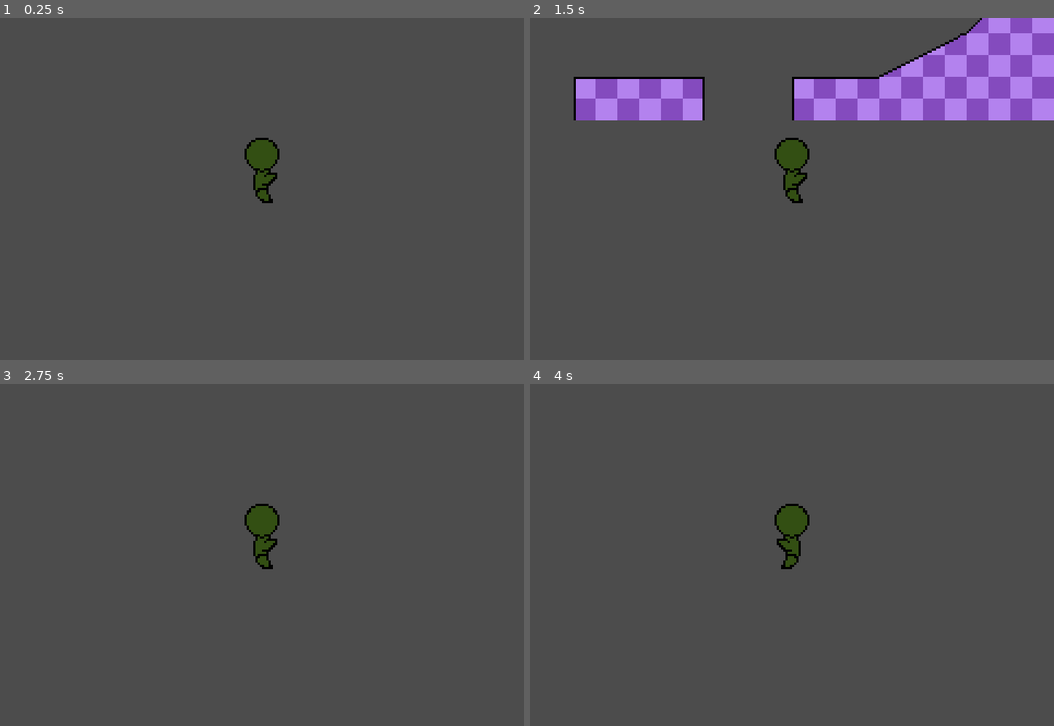
Above: before the commit, frames 1-4 (two rows, left to right).
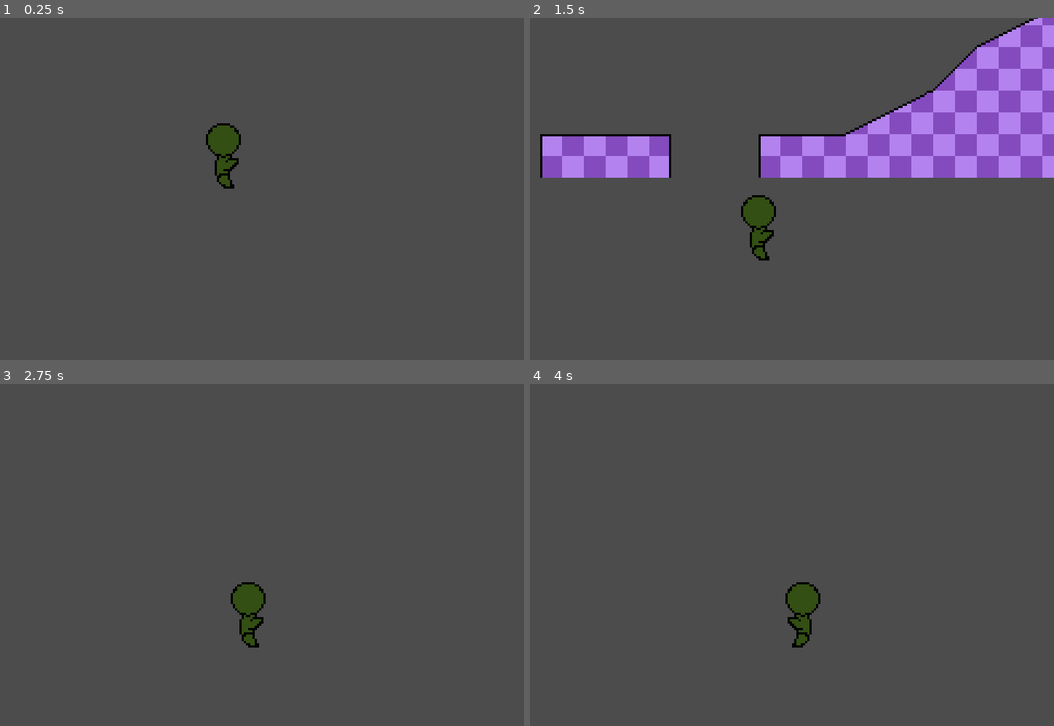
Above: after the commit, the same moments.

Repository: kurantoB/KinematicallyReinterpretedImplementationNeedingGodotEngine
Game: Godot game, scene res://Scenes/SandboxScene.tscn
The game is run twice, just before and just after one commit, with the same random seed, the same clock (stepped at 60 frames per second) and the same inputs.
Inputs:
- Up to frame 1 (0.25 s): no input
- Up to frame 2 (1.5 s): tap Enter (gba_start) at 0.5 s; hold Right (ui_right) 0.53-1.28 s; tap Z (gba_a) at 0.6 s; hold Down (ui_down) from 1.28 s (still down); tap X (gba_b) at 1.35 s
- Up to frame 3 (2.75 s): release Down (ui_down) at 2.03 s; hold Right (ui_right) from 2.03 s (still down); tap Backspace (gba_select) at 2.1 s
- Up to frame 4 (4 s): release Right (ui_right) at 2.78 s; hold Up (ui_up) 2.78-3.53 s; tap Enter (gba_start) at 2.85 s; hold Left (ui_left) from 3.53 s (still down); tap Z (gba_a) at 3.6 s

The runs differ from the first frame. In frame 1, 1.6% of the frame differs, in the area x 39-54%, y 30-55%; in frame 2, 24%, in the area x 1-100%, y 0-71%; in frame 3, 1.6%; in frame 4, 1.6%.

Commit message:
Camera changes, unit processing changes

Diff:
--- a/Scenes/SandboxScene.tscn
+++ b/Scenes/SandboxScene.tscn
@@ -21,3 +21,5 @@
 
 [node name="Camera2D" type="Camera2D" parent="Player"]
 offset = Vector2( 0, -15 )
+smoothing_enabled = true
+smoothing_speed = 6.0
--- a/Scripts/GameScene.gd
+++ b/Scripts/GameScene.gd
@@ -14,6 +14,7 @@
 
 var units = []
 var player : Player
+var player_cam : Camera2D
 
 # [pressed?, just pressed?, just released?]
 var input_table = {
@@ -35,6 +36,10 @@
 func _ready():
 	units.append(get_node("Player"))
 	player = units[0]
+	player.init_unit_w_scene(self)
+	player_cam = player.get_node("Camera2D")
+	player_cam.make_current()
+
 	stage_env = load("res://Scripts/StageEnvironment.gd").new(self)
 	player.get_node("Camera2D").make_current()
 
@@ -42,13 +47,17 @@
 func _process(delta):
 	for unit in units:
 		unit.reset_actions()
-	handle_player_input()
-	# handle other units' input
-	for unit in units:
+		unit.handle_input(delta)
+		unit.reset_current_action()
 		unit.process_unit(delta)
 		stage_env.interact(unit, delta)
 		unit.react(delta)
 		stage_env.interact_post(unit)
+	# visual effects
+	if (player.facing == Constants.Direction.RIGHT):
+		player_cam.offset_h = 1
+	else:
+		player_cam.offset_h = -1
 
 func handle_player_input():
 	for input_num in input_table.keys():
@@ -93,13 +102,11 @@
 		and input_table[Constants.PlayerInput.GBA_A][I_T_JUST_PRESSED])):
 			player.set_action(Constants.ActionType.JUMP)
 
+func reset_player_current_action():
 	# process CURRENT_ACTION
-
 	if player.get_current_action() == Constants.UnitCurrentAction.JUMPING:
 		if input_table[Constants.PlayerInput.GBA_A][I_T_JUST_RELEASED]:
 			player.set_current_action(Constants.UnitCurrentAction.IDLE)
-
 	# process MOVING_STATUS
-
 	if not player.actions[Constants.ActionType.MOVE]:
 		player.set_unit_condition(Constants.UnitCondition.MOVING_STATUS, Constants.UnitMovingStatus.IDLE)
--- a/Scripts/Unit.gd
+++ b/Scripts/Unit.gd
@@ -8,6 +8,8 @@
 
 const Constants = preload("res://Scripts/Constants.gd")
 const GameUtils = preload("res://Scripts/GameUtils.gd")
+
+var scene
 
 # position
 export var unit_type : int
@@ -33,6 +35,9 @@
 		set_unit_condition(condition_num, Constants.UNIT_TYPE_CONDITIONS[unit_type][condition_num])
 	target_move_speed = Constants.UNIT_TYPE_MOVE_SPEEDS[unit_type]
 
+func init_unit_w_scene(scene):
+	self.scene = scene
+
 func set_action(action : int):
 	assert(action in Constants.UNIT_TYPE_ACTIONS[unit_type])
 	actions[action] = true
@@ -54,6 +59,19 @@
 	execute_actions(delta)
 	handle_idle()
 	handle_moving_status(delta)
+
+func reset_current_action():
+	# process CURRENT_ACTION
+	if get_current_action() == scene.Constants.UnitCurrentAction.JUMPING:
+		if not actions[scene.Constants.ActionType.JUMP]:
+			set_current_action(scene.Constants.UnitCurrentAction.IDLE)
+	# process MOVING_STATUS
+	if not actions[scene.Constants.ActionType.MOVE]:
+		set_unit_condition(scene.Constants.UnitCondition.MOVING_STATUS, scene.Constants.UnitMovingStatus.IDLE)
+
+func handle_input(delta):
+	# implemented in subclass
+	pass
 
 func get_current_action():
 	return unit_conditions[Constants.UnitCondition.CURRENT_ACTION]
--- a/Scripts/Units/Player.gd
+++ b/Scripts/Units/Player.gd
@@ -12,3 +12,9 @@
 			# handle custom actions
 			_:
 				pass
+
+func handle_input(delta):
+	scene.handle_player_input()
+
+func reset_current_action():
+	scene.reset_player_current_action()
